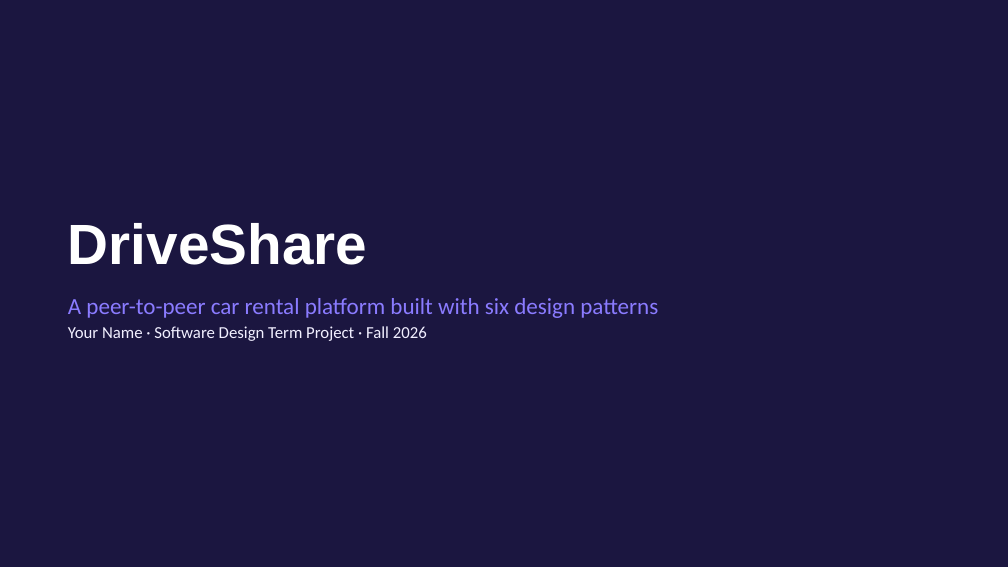
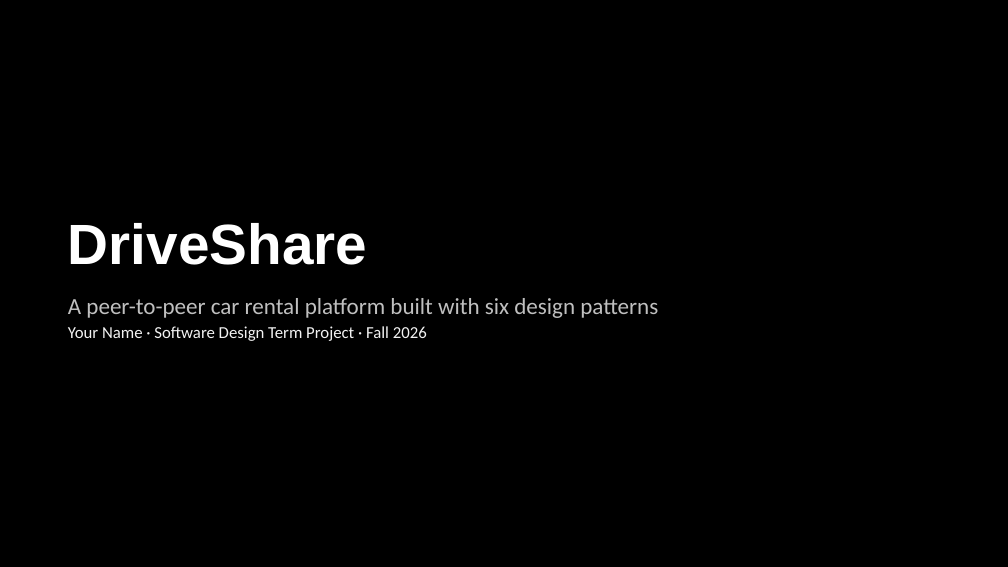
Before and after one commit to dheyaa-create/Term-Project-Cis-476-001, a slide deck: slide 1 of docs/DriveShare_Presentation.pptx. Drawn at 1008x567 pixels with LibreOffice and Linux fonts; fonts in the diff are those of the drawing. Boxes give left, top, right and bottom in pixels: in the first picture for what was removed or moved away, otherwise in the second. Text is boxed around its words. In the diff, an @@ line names an element or a change of style, - is before the commit and + after.

```diff
--- a/docs/DriveShare_Presentation.pptx
+++ b/docs/DriveShare_Presentation.pptx
@@ background #1B1640 to #000000 @@
@@ text "A peer-to-peer car rental platform ..." at (68,298,658,341): text colour #8A7BFF to #BFBFBF in "A peer-to-peer car rental platform built with ..."; text colour #F1EFFF to #F2F2F2 in "Your Name · Software Design Term Project ..." @@
```
Also in this commit, not shown: 16 other slides changed, 1 other file.
